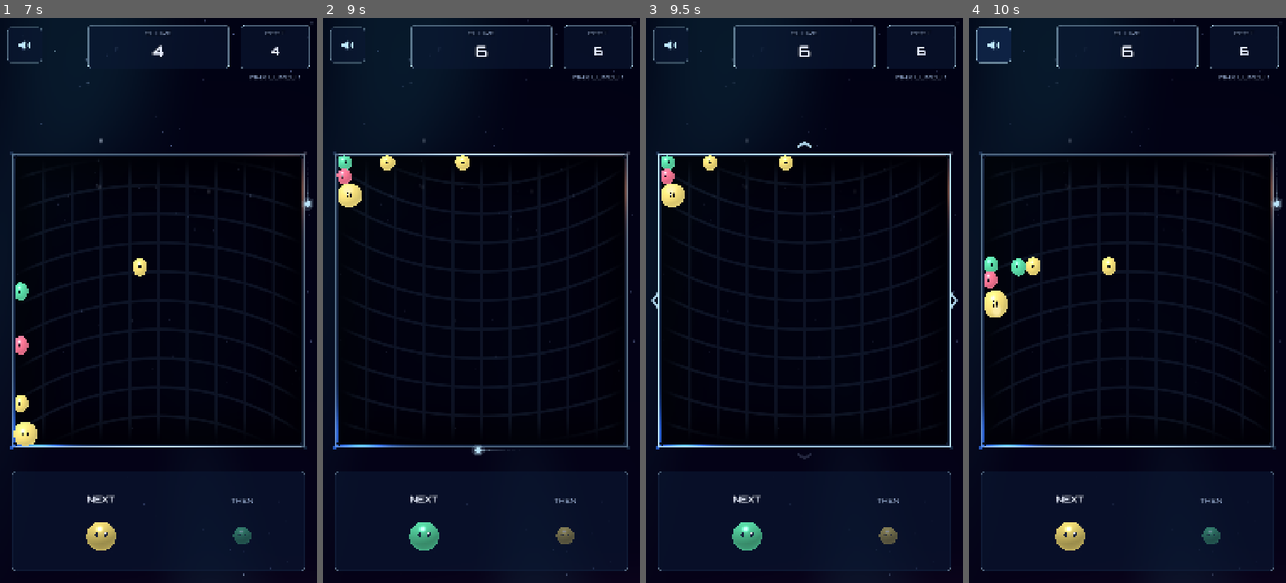
Above: before the commit, frames 1-4 (left to right).
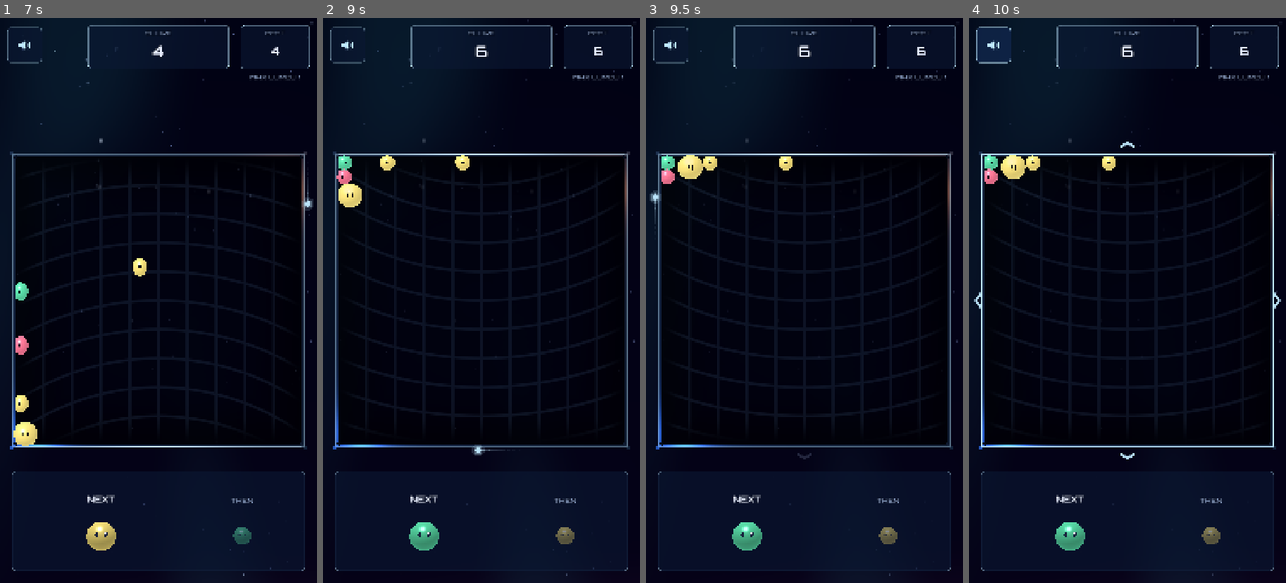
Above: after the commit, the same moments.

Repository: jeongmo-dot/gravity_orb
Game: Godot game, scene res://scenes/Main3D.tscn
Same seed, same stepped clock (60 frames per second), same inputs: the game is played once before the commit and once after it.
Inputs (mouse positions are in pixels of both pictures, inside the frame that each line leads up to):
- Up to frame 1 (7 s): click (158, 351) at 0.5 s; click (25, 46) at 1.25 s; tap Enter at 2 s; move the mouse to (228, 272) at 2.02 s; hold Right (gravity_right) 2.03-2.75 s; click (228, 272) at 2.17 s; drag from (95, 328) to (142, 413) at 2.77 s; move the mouse to (190, 176) at 3.52 s; hold Right (gravity_right) 3.53-4.25 s; drag from (142, 413) to (63, 215) at 4.27 s; move the mouse to (253, 385) at 5.02 s; hold Left (gravity_left) 5.03-5.75 s; drag from (63, 215) to (110, 159) at 5.77 s; move the mouse to (174, 300) at 6.52 s; hold Down (gravity_down) from 6.53 s (still down); click (174, 300) at 6.67 s
- Up to frame 2 (9 s): release Down (gravity_down) at 7.25 s; drag from (433, 159) to (418, 328) at 7.27 s; move the mouse to (551, 272) at 8.02 s; hold Up (gravity_up) 8.03-8.75 s; drag from (418, 328) to (465, 413) at 8.77 s
- Up to frame 3 (9.5 s): no input
- Up to frame 4 (10 s): move the mouse to (1159, 176) at 9.52 s; hold Down (gravity_down) from 9.53 s (still down)

Frame 1 is identical in both runs. In frame 2, less than 0.1% of the frame differs, in the area x 4-13%, y 25-34%; in frame 3, 1.5%; in frame 4, 2.9%, in the area x 1-99%, y 21-95%.

Commit message:
[#116] JELLY 마찰 낮추기

Diff:
--- a/config/GameConfig.gd
+++ b/config/GameConfig.gd
@@ -22,9 +22,9 @@
 @export var mass_exponent: float = 2.0
 @export var gravity_strength: float = 3600.0
 @export var gravity_level_scale: float = 0.05
-@export var orb_friction: float = 0.6
+@export var orb_friction: float = 0.3
 @export var orb_bounce: float = 0.06
-@export var wall_friction: float = 0.6
+@export var wall_friction: float = 0.3
 @export var wall_bounce: float = 0.06
 @export var orb_linear_damp: float = 0.1
 @export var orb_angular_damp: float = 1.0
--- a/config/default_config.tres
+++ b/config/default_config.tres
@@ -13,9 +13,9 @@
 mass_exponent = 2.0
 gravity_strength = 3600.0
 gravity_level_scale = 0.05
-orb_friction = 0.6
+orb_friction = 0.3
 orb_bounce = 0.06
-wall_friction = 0.6
+wall_friction = 0.3
 wall_bounce = 0.06
 orb_linear_damp = 0.1
 orb_angular_damp = 1.0
--- a/tests/spike/capture_screens.gd
+++ b/tests/spike/capture_screens.gd
@@ -5,6 +5,7 @@
 const DEFAULT_USER_SAVE: String = "user://save.cfg"
 const OUTPUT_PREFIX: String = "--capture-output-directory="
 const SAVE_PREFIX: String = "--capture-save-path="
+const PILE_JITTER_SEED: int = 11620261030
 const CAPTURE_FILES: Array[String] = [
 	"01_jelly_start.png",
 	"02_jelly_ranking.png",
@@ -756,13 +757,18 @@
 	board.clear()
 	board.set_turn_resting(false)
 	board.set_gravity(Vector2i.DOWN)
+	var pile_rng: RandomNumberGenerator = RandomNumberGenerator.new()
+	pile_rng.seed = PILE_JITTER_SEED
 	for orb_index: int in range(40):
 		var column: int = orb_index % 8
 		var row: int = orb_index / 8
 		board.spawn_orb(
 			orb_index % JellyOrbArt.PALETTE.size(),
 			1,
-			Vector2(-315.0 + float(column) * 90.0, -360.0 + float(row) * 78.0)
+			Vector2(
+				-315.0 + float(column) * 90.0 + pile_rng.randf_range(-10.0, 10.0),
+				-360.0 + float(row) * 78.0
+			)
 		)
 	var settle_directions: Array[Vector2i] = [
 		Vector2i.DOWN,
@@ -809,7 +815,7 @@
 	print(
 		(
 			"JELLY_MOTION_PILE orbs=%d rest_pairs=%d floor=%d walls=%d corners=%d "
-			+ "right_moving=%d right_pairs=%d right_max_speed=%.3f"
+			+ "right_moving=%d right_pairs=%d right_max_speed=%.3f jitter_seed=%d"
 		) % [
 			board.get_orbs().size(),
 			resting_pairs,
@@ -819,6 +825,7 @@
 			moving_count,
 			moving_pairs,
 			maximum_speed,
+			PILE_JITTER_SEED,
 		]
 	)
 	resolver._pending.clear()
--- a/tests/spike/run_jelly_physics_measurement.gd
+++ b/tests/spike/run_jelly_physics_measurement.gd
@@ -2,6 +2,7 @@
 
 const BOARD_SCENE: PackedScene = preload("res://scenes/Board3D.tscn")
 const DEFAULT_OUTPUT_PATH: String = "res://artifacts/jelly_physics_metrics.json"
+const PILE_JITTER_SEED: int = 11620261030
 const BEFORE_PROFILE: Dictionary = {
 	"gravity_strength": 1800.0,
 	"gravity_level_scale": 0.25,
@@ -24,6 +25,7 @@
 var _profile_name: String = "after"
 var _output_path: String = DEFAULT_OUTPUT_PATH
 var _rotation_lock: bool = true
+var _friction_override: float = -1.0
 
 
 func _ready() -> void:
@@ -34,6 +36,11 @@
 	if not _apply_arguments():
 		return
 	var profile: Dictionary = BEFORE_PROFILE if _profile_name == "before" else AFTER_PROFILE
+	if _friction_override >= 0.0:
+		profile = AFTER_PROFILE.duplicate(true)
+		profile["orb_friction"] = _friction_override
+		profile["wall_friction"] = _friction_override
+		_profile_name = "friction_%s" % _friction_tag(_friction_override)
 	_apply_profile(profile)
 	Engine.physics_ticks_per_second = 120
 	var report: Dictionary = {
@@ -51,6 +58,7 @@
 			"L1": await _measure_bounce(1),
 			"L7": await _measure_bounce(7),
 		},
+		"floor_slide_500_px_s": await _measure_floor_slide(),
 		"color_effect_displacement_px": {
 			"push_red": await _measure_color_effect(OrbTypes.OrbColor.RED),
 			"shake_blue": await _measure_color_effect(OrbTypes.OrbColor.BLUE),
@@ -70,8 +78,16 @@
 			_profile_name = argument.trim_prefix("--profile=").to_lower()
 		elif argument.begins_with("--output="):
 			_output_path = argument.trim_prefix("--output=")
+		elif argument.begins_with("--friction="):
+			_friction_override = argument.trim_prefix("--friction=").to_float()
 	if _profile_name not in ["before", "after"]:
 		push_error("Unknown JELLY physics profile: %s" % _profile_name)
+		get_tree().quit(1)
+		return false
+	if _friction_override != -1.0 and (
+		_friction_override <= 0.0 or _friction_override > 1.0
+	):
+		push_error("JELLY friction must be greater than 0 and at most 1")
 		get_tree().quit(1)
 		return false
 	return true
@@ -169,13 +185,18 @@
 
 func _measure_pile() -> Dictionary:
 	var board: Board3D = await _create_board()
+	var pile_rng: RandomNumberGenerator = RandomNumberGenerator.new()
+	pile_rng.seed = PILE_JITTER_SEED
 	for orb_index: int in range(40):
 		var column: int = orb_index % 8
 		var row: int = orb_index / 8
 		_spawn_orb(
 			board,
 			1,
-			Vector2(-315.0 + float(column) * 90.0, -360.0 + float(row) * 78.0),
+			Vector2(
+				-315.0 + float(column) * 90.0 + pile_rng.randf_range(-10.0, 10.0),
+				-360.0 + float(row) * 78.0
+			),
 			orb_index % JellyOrbArt.PALETTE.size()
 		)
 	var settle_directions: Array[Vector2i] = [
@@ -199,6 +220,40 @@
 		"rest_height_px": extents["height"],
 		"right_settle_seconds": float(settle_frames) / float(Engine.physics_ticks_per_second),
 		"right_forced_settle": settle_frames >= Engine.physics_ticks_per_second * 5,
+		"jitter_seed": PILE_JITTER_SEED,
+		"horizontal_jitter_px": 10.0,
+	}
+	await _free_board(board)
+	return result
+
+
+func _measure_floor_slide() -> Dictionary:
+	var board: Board3D = await _create_board()
+	var radius: float = Config.data.radius_for_level(1)
+	var floor_y: float = board.half_size() - radius
+	var orb: Orb3D = _spawn_orb(board, 1, Vector2(-300.0, floor_y))
+	await _wait_seconds(0.5)
+	orb.linear_velocity = Vector2(500.0, 0.0)
+	var start_x: float = orb.position.x
+	var maximum_distance: float = 0.0
+	var stopped_frames: int = 0
+	var elapsed_frames: int = 0
+	var maximum_frames: int = Engine.physics_ticks_per_second * 3
+	for frame_index: int in range(maximum_frames):
+		await get_tree().physics_frame
+		elapsed_frames = frame_index + 1
+		maximum_distance = maxf(maximum_distance, absf(orb.position.x - start_x))
+		if absf(orb.linear_velocity.x) <= 1.0:
+			stopped_frames += 1
+		else:
+			stopped_frames = 0
+		if stopped_frames >= 12:
+			break
+	var result: Dictionary = {
+		"stop_seconds": float(elapsed_frames) / float(Engine.physics_ticks_per_second),
+		"distance_px": maximum_distance,
+		"final_speed_px_s": absf(orb.linear_velocity.x),
+		"forced_stop": elapsed_frames >= maximum_frames,
 	}
 	await _free_board(board)
 	return result
@@ -305,6 +360,10 @@
 	return numerator / denominator if denominator > 0.000001 else 0.0
 
 
+func _friction_tag(value: float) -> String:
+	return ("%.2f" % value).replace(".", "p")
+
+
 func _write_report(report: Dictionary) -> void:
 	DirAccess.make_dir_recursive_absolute(ProjectSettings.globalize_path("res://artifacts"))
 	var file: FileAccess = FileAccess.open(_output_path, FileAccess.WRITE)
--- a/tests/spike/run_jolt_3d_measurement.gd
+++ b/tests/spike/run_jolt_3d_measurement.gd
@@ -81,6 +81,8 @@
 		"pixels_per_meter": Orb3D.PIXELS_PER_METER,
 		"gravity_px_s2": Config.data.gravity_strength,
 		"gravity_level_scale": Config.data.gravity_level_scale,
+		"orb_friction": Config.data.orb_friction,
+		"wall_friction": Config.data.wall_friction,
 		"mass_exponent": Config.data.mass_exponent,
 		"shock_impulse": Config.data.shock_impulse,
 		"shock_radius_factor": Config.data.shock_radius_factor,
@@ -1733,6 +1735,10 @@
 			Config.data.gravity_strength = argument.trim_prefix(
 				"--gravity-strength="
 			).to_float()
+		elif argument.begins_with("--physics-friction="):
+			var friction: float = argument.trim_prefix("--physics-friction=").to_float()
+			Config.data.orb_friction = friction
+			Config.data.wall_friction = friction
 		elif argument.begins_with("--shock-impulse="):
 			Config.data.shock_impulse = argument.trim_prefix("--shock-impulse=").to_float()
 		elif argument.begins_with("--shock-radius-factor="):
--- a/tests/test_config.gd
+++ b/tests/test_config.gd
@@ -86,8 +86,8 @@
 	assert_near(config.gravity_level_scale, 0.05, TOLERANCE, "gravity level scale")
 	assert_near(config.orb_bounce, 0.06, TOLERANCE, "orb bounce")
 	assert_near(config.wall_bounce, 0.06, TOLERANCE, "wall bounce")
-	assert_near(config.orb_friction, 0.6, TOLERANCE, "orb friction")
-	assert_near(config.wall_friction, 0.6, TOLERANCE, "wall friction")
+	assert_near(config.orb_friction, 0.3, TOLERANCE, "orb friction")
+	assert_near(config.wall_friction, 0.3, TOLERANCE, "wall friction")
 	assert_near(
 		config.gravity_for_level(1),
 		config.gravity_strength,
--- a/tests/test_jelly_regression.gd
+++ b/tests/test_jelly_regression.gd
@@ -1,7 +1,7 @@
 extends TestCase
 
 const MAIN_SCENE: PackedScene = preload("res://scenes/Main3D.tscn")
-const EXPECTED_REGRESSION_HASH: String = "88cc180cae29a69f766a3ad87f9faabfccfd7edf6592ab218988f6346a84c7a0"
+const EXPECTED_REGRESSION_HASH: String = "d1f7ca9a50c6da515e15421bcea76ed96f6f15fad2e2498cc6626e4aa3cca3a1"
 
 
 func test_jelly_full_rule_path_has_stable_render_independent_hash() -> void:
Not shown, changed: docs/jeongmo_codex_to_claude.md
Not shown, added: tests/run_jelly_friction_sweep.ps1
Not shown, changed: tests/run_jelly_physics_autoplay.ps1
Not shown, changed: tests/run_jelly_physics_measurement.ps1
